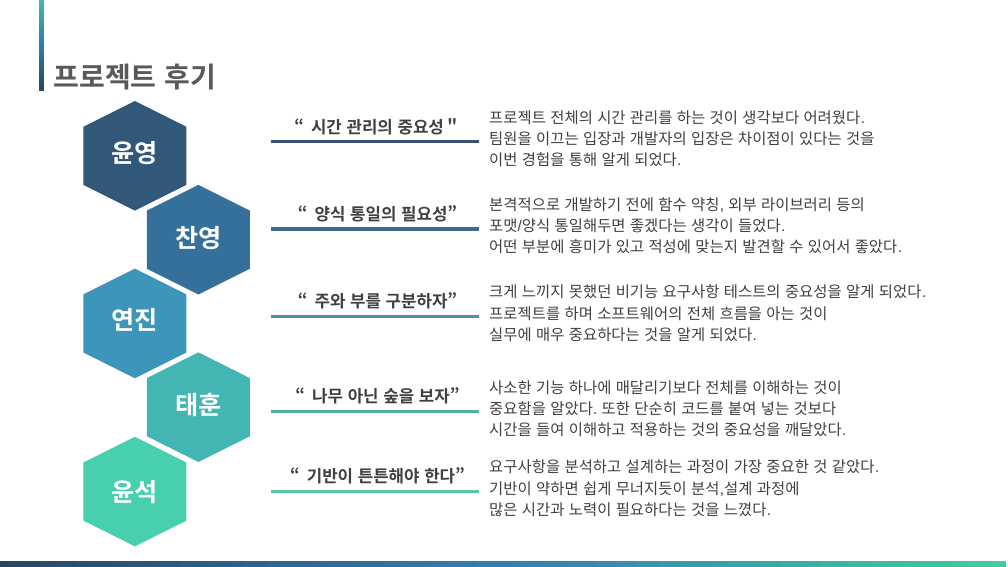
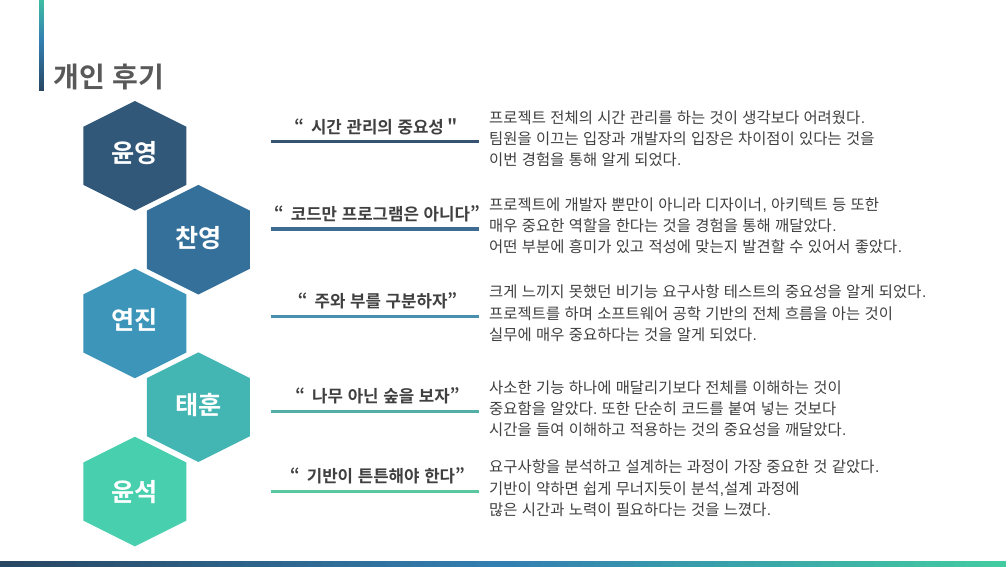
Before and after one commit to Matrix-ERPSolution/Matrix-Webapp, a slide deck: slide 36 of Matrix_presentation.pptx. Drawn at 1008x567 pixels with LibreOffice and Linux fonts; fonts in the diff are those of the drawing; background and template pictures are left out. Boxes give left, top, right and bottom in pixels: in the first picture for what was removed or moved away, otherwise in the second. Text is boxed around its words. In the diff, an @@ line names an element or a change of style, - is before the commit and + after.

```diff
--- a/Matrix_presentation.pptx
+++ b/Matrix_presentation.pptx
@@ text at (54, 63, 165, 90): text changed @@
-프로젝트 후기
+개인 후기
@@ text at (291, 205, 480, 222): text changed @@
-“양식 통일의 필요성”
+“코드만 프로그램은 아니다”
@@ text at (489, 197, 902, 254): text changed @@
-본격적으로 개발하기 전에 함수 약칭, 외부 라이브러리 등의
-포맷/양식 통일해두면 좋겠다는 생각이 들었다.
-어떤 부분에 흥미가 있고 적성에 맞는지 발견할 수 있어서 좋았다.
+프로젝트에 개발자 뿐만이 아니라 디자이너, 아키텍트 등 또한
+매우 중요한 역할을 한다는 것을 경험을 통해 깨달았다.
+어떤 부분에 흥미가 있고 적성에 맞는지 발견할 수 있어서 좋았다.
@@ text at (489, 284, 926, 341): text changed @@
-크게 느끼지 못했던 비기능 요구사항 테스트의 중요성을 알게 되었다.
-프로젝트를 하며 소프트웨어의 전체 흐름을 아는 것이
-실무에 매우 중요하다는 것을 알게 되었다.
+크게 느끼지 못했던 비기능 요구사항 테스트의 중요성을 알게 되었다.
+프로젝트를 하며 소프트웨어 공학 기반의 전체 흐름을 아는 것이
+실무에 매우 중요하다는 것을 알게 되었다.
```
Also in this commit, not shown: 16 other slides changed.
